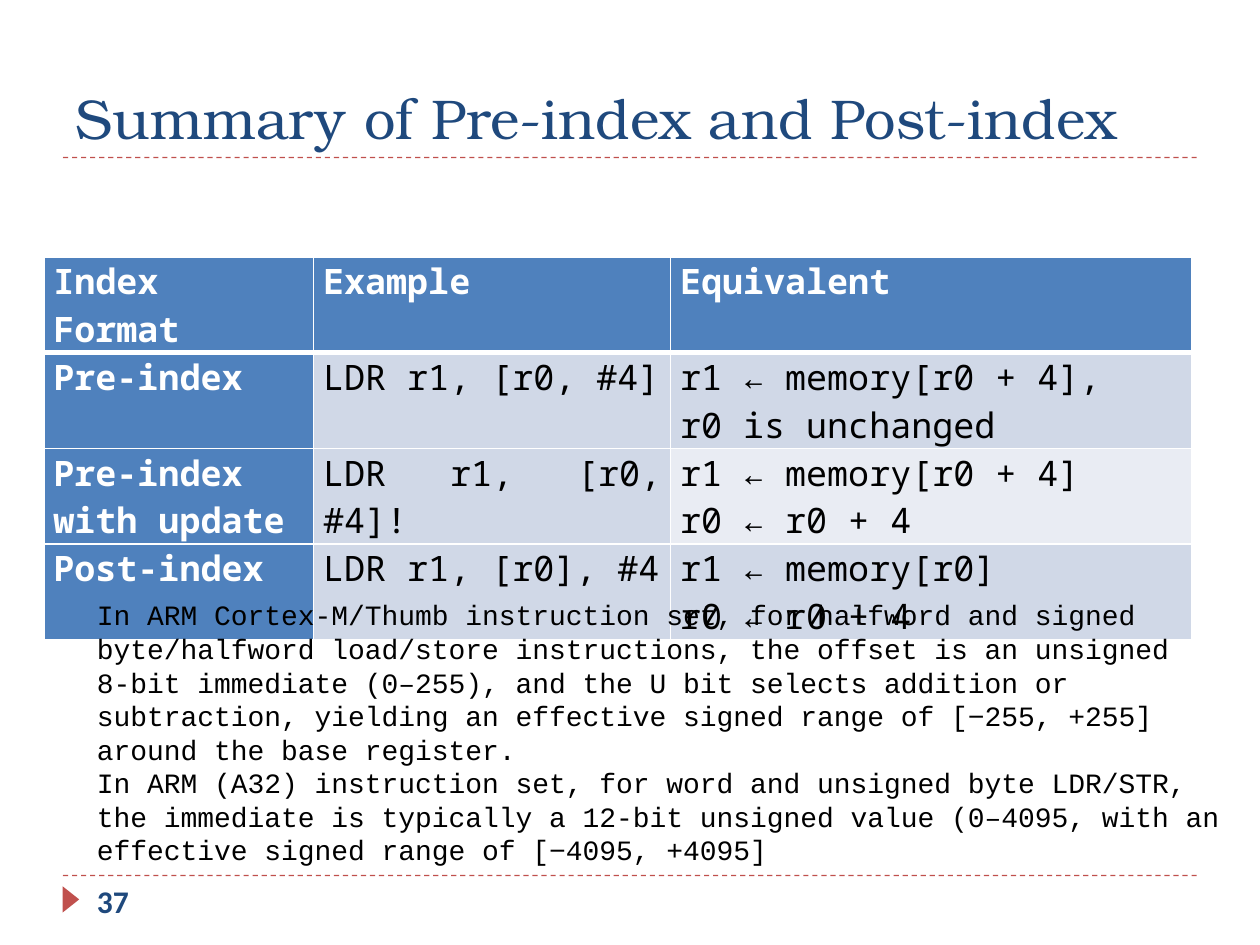
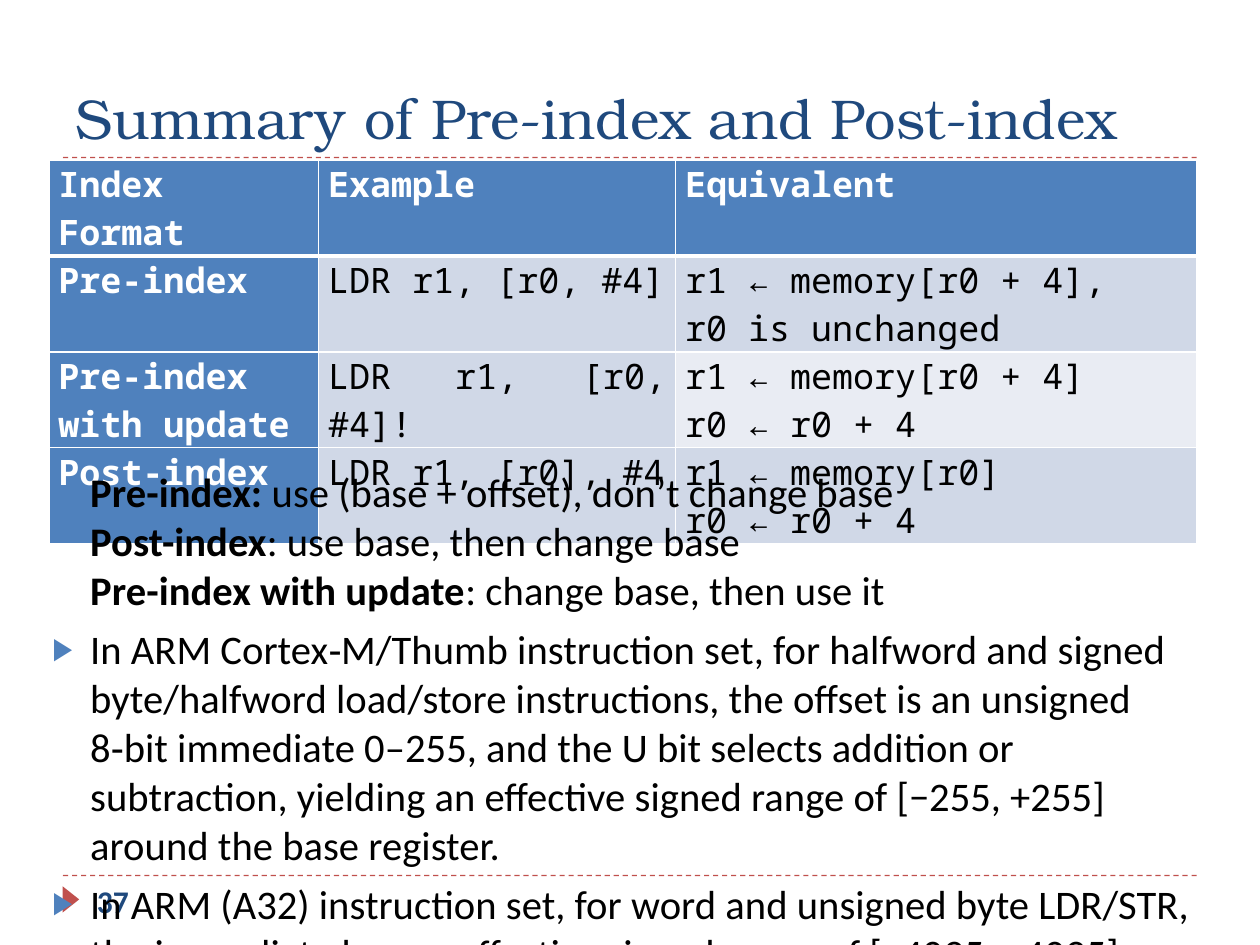
Before and after one commit to guhofstra/CSC111Sp26, a slide deck: slide 37 of PPTs/Ch5_ARM_Load_Store.pptx. Drawn at 1260x945 pixels with LibreOffice and Linux fonts; fonts in the diff are those of the drawing. Boxes give left, top, right and bottom in pixels: in the first picture for what was removed or moved away, otherwise in the second. Text is boxed around its words. In the diff, an @@ line names an element or a change of style, - is before the commit and + after.

```diff
--- a/PPTs/Ch5_ARM_Load_Store.pptx
+++ b/PPTs/Ch5_ARM_Load_Store.pptx
@@ table: place and size @@
-table at [44,257,1192,634]
+table at [49,160,1197,547]
@@ text at [90,474,1188,926]: text changed; size 16 to 23.2 pt; font Courier New to Calibri @@
-In ARM Cortex‑M/Thumb instruction set, for halfword and signed byte/halfword load/store instructions, the offset is an unsigned 8‑bit immediate (0–255), and the U bit selects addition or subtraction, yielding an effective signed range of [−255, +255] around the base register.
-In ARM (A32) instruction set, for word and unsigned byte LDR/STR, the immediate is typically a 12‑bit unsigned value (0–4095, with an effective signed range of [−4095, +4095]
+▶ Pre-index: use (base + offset), don’t change base
+  Post-index: use base, then change base
+  Pre-index with update: change base, then use it
+▶ In ARM Cortex‑M/Thumb instruction set, for halfword and signed byte/halfword load/store instructions, the offset is an unsigned 8‑bit immediate 0–255, and the U bit selects addition or subtraction, yielding an effective signed range of [−255, +255] around the base register.
+▶ In ARM (A32) instruction set, for word and unsigned byte LDR/STR, the immediate has an effective signed range of [−4095, +4095]
```
Also in this commit, not shown: 10 other slides changed, 1 other file.
